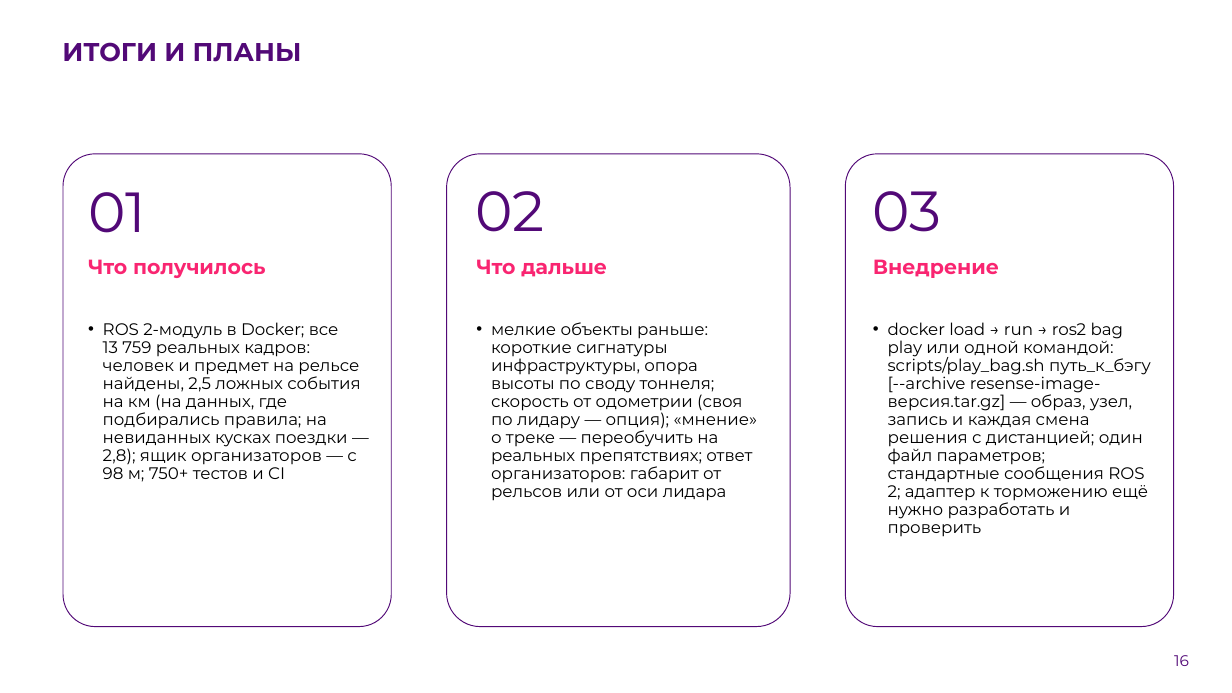
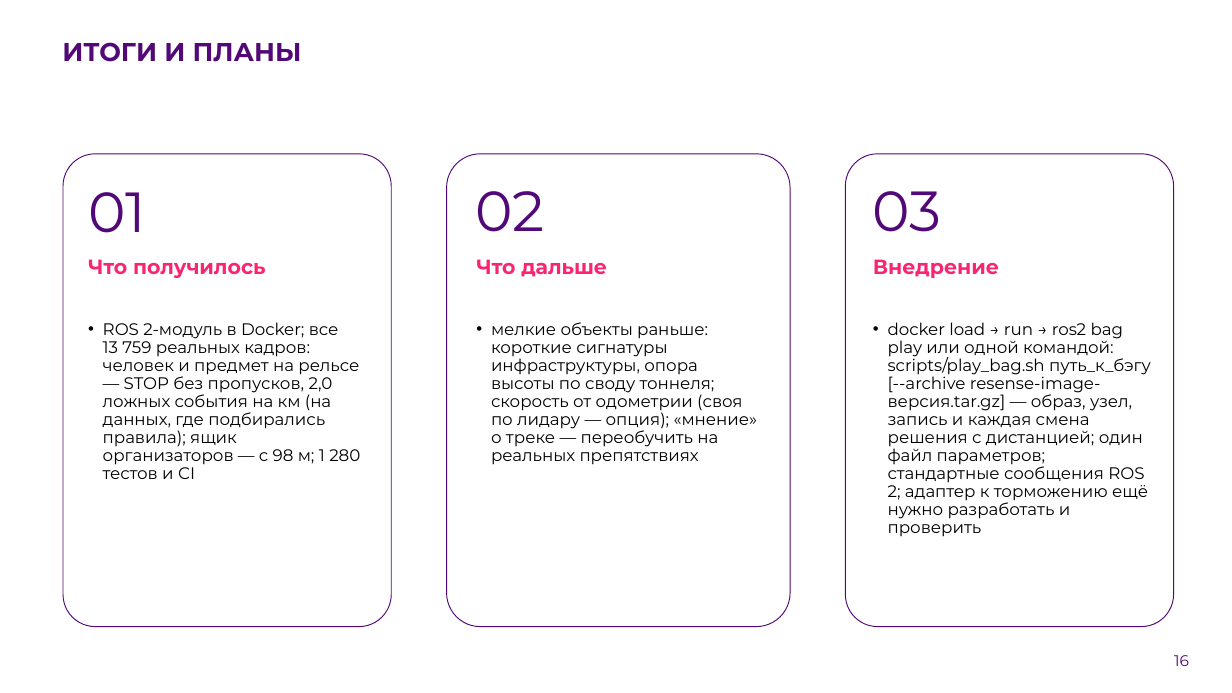
Before and after one commit to pmixay/ReSense, a slide deck: slide 16 of docs/presentation/ReSense_LCT2026.pptx. Drawn at 1232x693 pixels with LibreOffice and Linux fonts; fonts in the diff are those of the drawing; background and template pictures are left out. Boxes give left, top, right and bottom in pixels: in the first picture for what was removed or moved away, otherwise in the second. Text is boxed around its words. In the diff, an @@ line names an element or a change of style, - is before the commit and + after.

```diff
--- a/docs/presentation/ReSense_LCT2026.pptx
+++ b/docs/presentation/ReSense_LCT2026.pptx
@@ text at [103,322,360,479]: text changed @@
-• ROS 2-модуль в Docker; все 13 759 реальных кадров: человек и предмет на рельсе найдены, 2,5 ложных события на км (на данных, где подбирались правила; на невиданных кусках поездки — 2,8); ящик организаторов — с 98 м; 750+ тестов и CI
+• ROS 2-модуль в Docker; все 13 759 реальных кадров: человек и предмет на рельсе — STOP без пропусков, 2,0 ложных события на км (на данных, где подбирались правила); ящик организаторов — с 98 м; 1 280 тестов и CI
@@ text at [491,322,758,465]: text changed @@
-• мелкие объекты раньше: короткие сигнатуры инфраструктуры, опора высоты по своду тоннеля; скорость от одометрии (своя по лидару — опция); «мнение» о треке — переобучить на реальных препятствиях; ответ организаторов: габарит от рельсов или от оси лидара
+• мелкие объекты раньше: короткие сигнатуры инфраструктуры, опора высоты по своду тоннеля; скорость от одометрии (своя по лидару — опция); «мнение» о треке — переобучить на реальных препятствиях
```
Also in this commit, not shown: 11 other slides changed, 43 other files.
